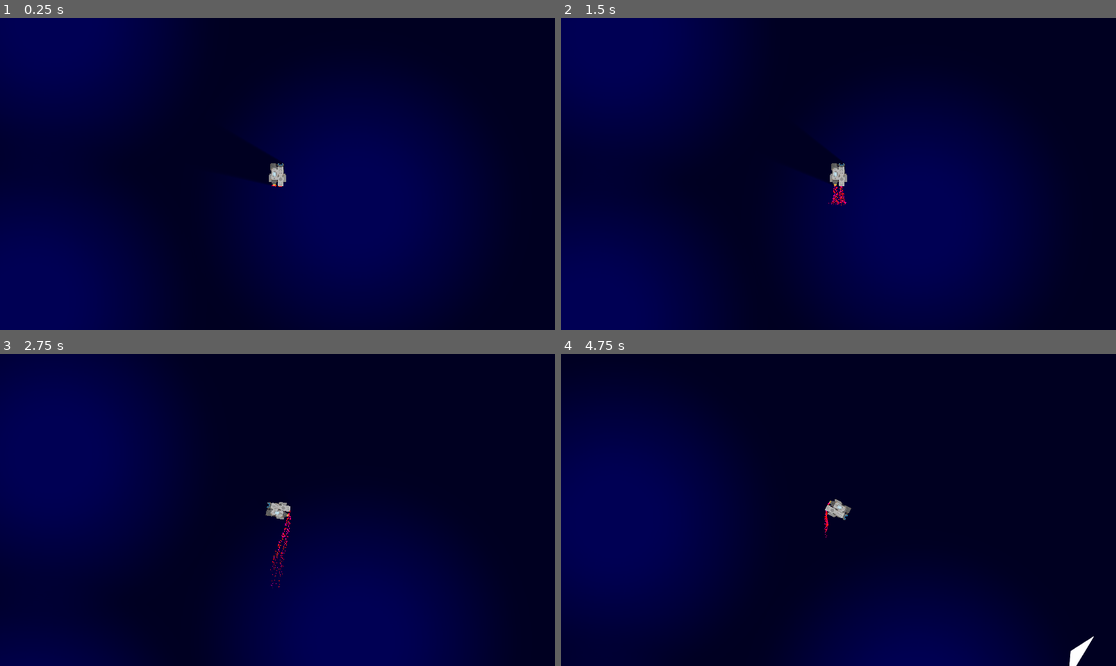
Above: before the commit, frames 1-4 (two rows, left to right).
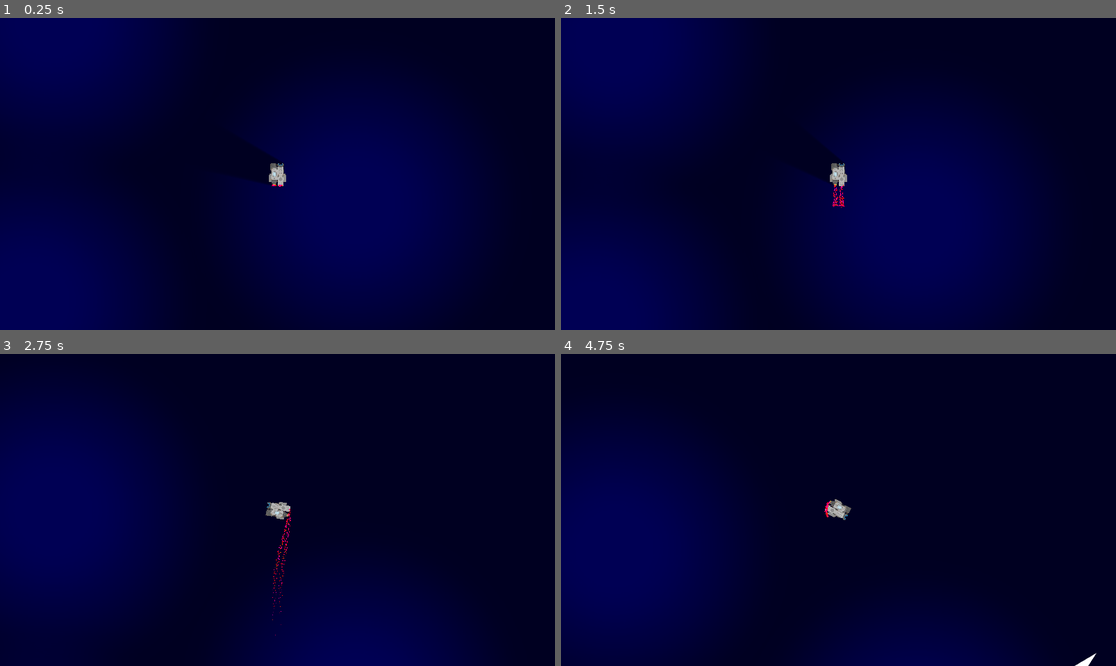
Above: after the commit, the same moments.

Repository: yimmit303/Global-Game-Jam-2020
Game: Godot game, scene res://Scenes/Root.tscn
Two runs of this game, one before a commit and one after it. Both use one fixed random seed, a clock stepped at 60 frames per second and the inputs below.
Inputs:
- Up to frame 1 (0.25 s): no input
- Up to frame 2 (1.5 s): hold W (move_forward) from 0.53 s (still down); tap Enter at 1.25 s
- Up to frame 3 (2.75 s): release W (move_forward) at 2.03 s; hold A (move_left) from 2.03 s (still down)
- Up to frame 4 (4.75 s): tap Space at 3.5 s; release A (move_left) at 3.53 s; hold S (move_backwards) 3.53-4.28 s; hold D (move_right) from 4.28 s (still down)

The runs differ from the first frame. In frame 1, less than 0.1% of the frame differs, in the area x 49-51%, y 53-55%; in frame 2, less than 0.1%; in frame 3, 2.7%, in the area x 2-72%, y 0-91%; in frame 4, 0.3%.

Commit message:
fixed issue with acceleration and velocity, added global variables

Diff:
--- a/Scenes/Player.tscn
+++ b/Scenes/Player.tscn
@@ -5,19 +5,22 @@
 [ext_resource path="res://Scripts/Player.gd" type="Script" id=3]
 [ext_resource path="res://Resources/Sprites/ShipExhaust2.png" type="Texture" id=4]
 
-[sub_resource type="Curve" id=3]
+[sub_resource type="OccluderPolygon2D" id=1]
+polygon = PoolVector2Array( -18.237, -28.0141, -5.18174, -27.8752, -3.93177, -25.9308, -0.112411, -25.9308, 2.04031, -29.2641, 13.0123, -28.9863, 16.8316, -26.0002, 16.0561, 0.819416, 22.006, 1.92125, 22.006, 20.1014, 15.9776, 22.0062, 15.9403, 31.0636, 0.97014, 32.0116, -3.9534, 27.9981, -12.8279, 27.9496, -21.9587, 19.9231 )
+
+[sub_resource type="Curve" id=2]
 _data = [ Vector2( 0.00490196, 0.996622 ), 0.0, 0.161568, 0, 0, Vector2( 1, 0 ), -3.33875, 0.0, 0, 0 ]
 
-[sub_resource type="CurveTexture" id=4]
-curve = SubResource( 3 )
+[sub_resource type="CurveTexture" id=3]
+curve = SubResource( 2 )
 
-[sub_resource type="ParticlesMaterial" id=2]
+[sub_resource type="ParticlesMaterial" id=4]
 lifetime_randomness = 0.1
 emission_shape = 2
 emission_box_extents = Vector3( 5, 1, 1 )
 flag_disable_z = true
 direction = Vector3( 0, 1, 0 )
-spread = 57.33
+spread = 0.0
 gravity = Vector3( 0, 0, 0 )
 initial_velocity = 5.0
 initial_velocity_random = 1.0
@@ -25,32 +28,15 @@
 angular_velocity_random = 0.41
 orbit_velocity = 0.0
 orbit_velocity_random = 0.0
-linear_accel = 5.0
-radial_accel = 27.4
-scale_curve = SubResource( 4 )
+linear_accel = -22.47
+radial_accel = 30.0
+scale_curve = SubResource( 3 )
 color = Color( 0.905882, 0, 1, 1 )
 hue_variation = 0.24
 hue_variation_random = 0.41
 
-[sub_resource type="OccluderPolygon2D" id=1]
-polygon = PoolVector2Array( -18.237, -28.0141, -5.18174, -27.8752, -3.93177, -25.9308, -0.112411, -25.9308, 2.04031, -29.2641, 13.0123, -28.9863, 16.8316, -26.0002, 16.0561, 0.819416, 22.006, 1.92125, 22.006, 20.1014, 15.9776, 22.0062, 15.9403, 31.0636, 0.97014, 32.0116, -3.9534, 27.9981, -12.8279, 27.9496, -21.9587, 19.9231 )
-
 [node name="Player" type="Node2D"]
 script = ExtResource( 3 )
-
-[node name="Particles2D" type="Particles2D" parent="."]
-position = Vector2( -8.13149, 29.339 )
-amount = 128
-local_coords = false
-process_material = SubResource( 2 )
-texture = ExtResource( 4 )
-
-[node name="Particles2D2" type="Particles2D" parent="."]
-position = Vector2( 7.96603, 30.3227 )
-amount = 128
-local_coords = false
-process_material = SubResource( 2 )
-texture = ExtResource( 4 )
 
 [node name="ShipImage" type="Sprite" parent="."]
 texture = ExtResource( 2 )
@@ -154,6 +140,22 @@
 [node name="Camera2D" type="Camera2D" parent="."]
 current = true
 zoom = Vector2( 0.75, 0.75 )
+
+[node name="EngineParticles" type="Node2D" parent="."]
+
+[node name="Particles2D" type="Particles2D" parent="EngineParticles"]
+position = Vector2( -8.13149, 29.339 )
+amount = 128
+local_coords = false
+process_material = SubResource( 4 )
+texture = ExtResource( 4 )
+
+[node name="Particles2D2" type="Particles2D" parent="EngineParticles"]
+position = Vector2( 7.96603, 30.3227 )
+amount = 128
+local_coords = false
+process_material = SubResource( 4 )
+texture = ExtResource( 4 )
 [connection signal="area_entered" from="ShipParts/Node0" to="ShipParts/Node0" method="_on_Node_area_entered"]
 [connection signal="area_entered" from="ShipParts/Node1" to="ShipParts/Node1" method="_on_Node_area_entered"]
 [connection signal="area_entered" from="ShipParts/Node2" to="ShipParts/Node2" method="_on_Node_area_entered"]
--- a/Scripts/Globals.gd
+++ b/Scripts/Globals.gd
@@ -3,9 +3,18 @@
 # Player Variables
 var MAX_HEALTH = 100
 var MAX_SHEILD = 50
+var MAX_VELOCITY_SPEED = 3.0
+var MAX_ROTATION_SPEED = 10.0
 
-var MAX_VELOCITY_SPEED = 5.0
-var MAX_ROTATION_SPEED = 10.0
+# Dampening Variables
+var VELOCITY_DAMPENING = .99
+var SPEED_DAMPENING = .99
+var ROTATION_DAMPENING = .95
+
+# Ship Player Particle Variables
+var PARTICLE_ACCELERATION_CUTOFF = 0.01
+var MAX_PARTICLE_RADIAL_ACCELERATION = 30.0
+var MIN_PARTICLE_ACCEL = -20.0
 
 # Scrap Utility variables
 var SCRAP_DIR_LIST = []
--- a/Scripts/Player.gd
+++ b/Scripts/Player.gd
@@ -43,6 +43,8 @@
 			else:
 				mVelocity += tmp
 		mDirSpeed += mDirectionFacing * mVelocity * delta
+	else:
+		mVelocity *= Globals.VELOCITY_DAMPENING
 
 	if Input.is_action_pressed("move_backwards"):
 		if (mVelocity > 0):
@@ -52,21 +54,29 @@
 			else:
 				mVelocity -= tmp
 
+
+func handle_particles():
+	pass
+
 # Called every frame. 'delta' is the elapsed time since the previous frame.
 func _process(delta):
 	get_input(delta)
 
-	mDirSpeed *= .99	# Dampen Velocity
-	mRotVelocity *= .95
+	mDirSpeed *= Globals.SPEED_DAMPENING		# Dampen Direction Moving Velocity
+	mRotVelocity *= Globals.ROTATION_DAMPENING
 	mRotationDir += mRotVelocity
 
 	if (mRotationDir > 360):
 			mRotationDir -= 360
 	if (mRotationDir < 0):
 			mRotationDir += 360
+	if (mVelocity > 0):
+		if(mVelocity < Globals.PARTICLE_ACCELERATION_CUTOFF):
+			mVelocity = 0
+		handle_particles()
 
 	self.rotate(to_rad(mRotVelocity))
 	var radAngle = to_rad(mRotationDir)
 	mDirectionFacing = Vector2(cos(radAngle), sin(radAngle))
 
-	self.set_position(self.get_position() + mDirSpeed)
+	self.set_position(self.get_position() + mDirSpeed * mVelocity)
